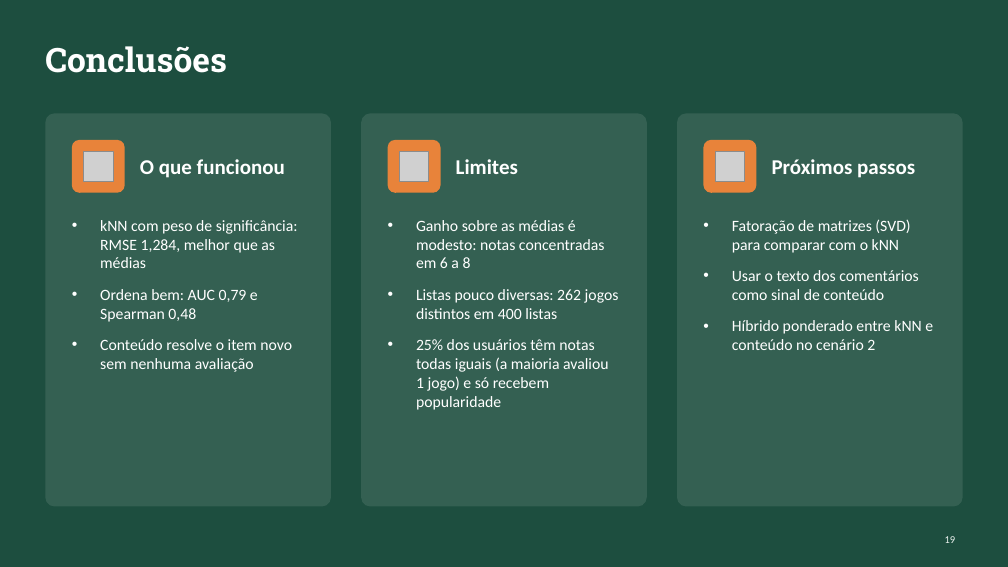
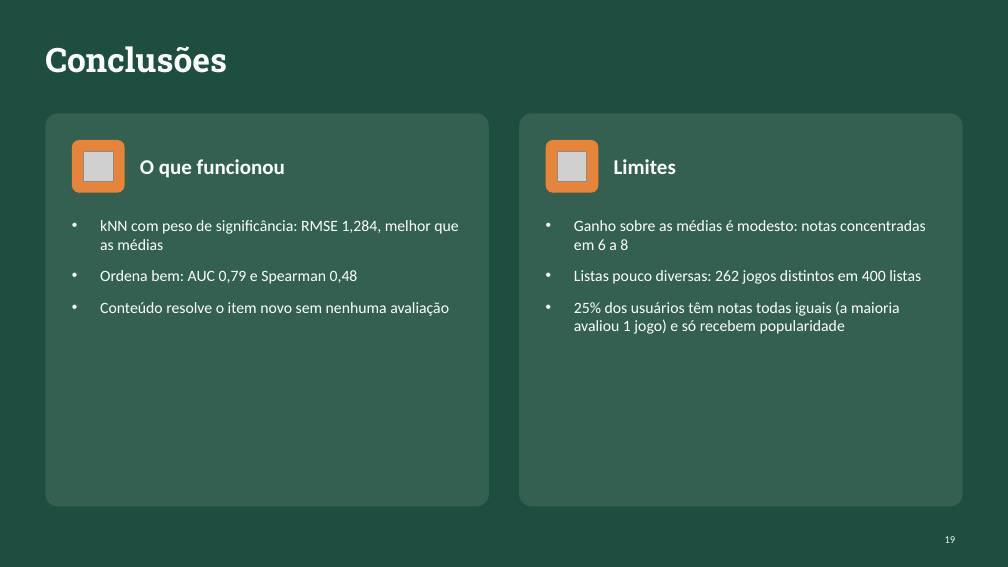
Before and after one commit to LucaWBohnenberger/Trabalho-Final-de-Recomendacao, a slide deck: slide 19 of apresentacao/recomendador-bgg.pptx. Drawn at 1008x567 pixels with LibreOffice and Linux fonts; fonts in the diff are those of the drawing; grey boxes stand for pictures. Boxes give left, top, right and bottom in pixels: in the first picture for what was removed or moved away, otherwise in the second. Text is boxed around its words. In the diff, an @@ line names an element or a change of style, - is before the commit and + after.

Commit message:
Remove os proximos passos do slide de conclusoes

```diff
--- a/apresentacao/recomendador-bgg.pptx
+++ b/apresentacao/recomendador-bgg.pptx
@@ rounded rectangle: place and size @@
-rounded rectangle at <box>45,113,331,507</box>
+rounded rectangle at <box>45,113,489,507</box>
@@ rounded rectangle: place and size @@
-rounded rectangle at <box>361,113,647,507</box>
+rounded rectangle at <box>520,113,963,507</box>
@@ rounded rectangle removed at <box>678,113,963,507</box> @@
@@ rounded rectangle: place and size @@
-rounded rectangle at <box>388,140,441,193</box>
+rounded rectangle at <box>546,140,599,193</box>
@@ text "Limites": place and size @@
-text "Limites" at <box>456,159,518,174</box>
+text "Limites" at <box>614,159,676,174</box>
@@ rounded rectangle removed at <box>704,140,757,193</box> @@
@@ picture: place and size @@
-picture at <box>399,151,429,181</box>
+picture at <box>557,151,587,181</box>
@@ picture removed at <box>715,151,745,181</box> @@
@@ text removed at <box>772,159,915,178</box> @@
-Próximos passos
@@ text "kNN com peso de significância: ..." rewrapped from <box>100,220,298,372</box> to <box>100,220,458,316</box> @@
@@ text "Ganho sobre as médias é ..." rewrapped from <box>416,220,619,410</box> to <box>574,220,926,334</box> @@
@@ text removed at <box>732,219,933,350</box> @@
-• Fatoração de matrizes (SVD) para comparar com o kNN
-• Usar o texto dos comentários como sinal de conteúdo
-• Híbrido ponderado entre kNN e conteúdo no cenário 2
```
